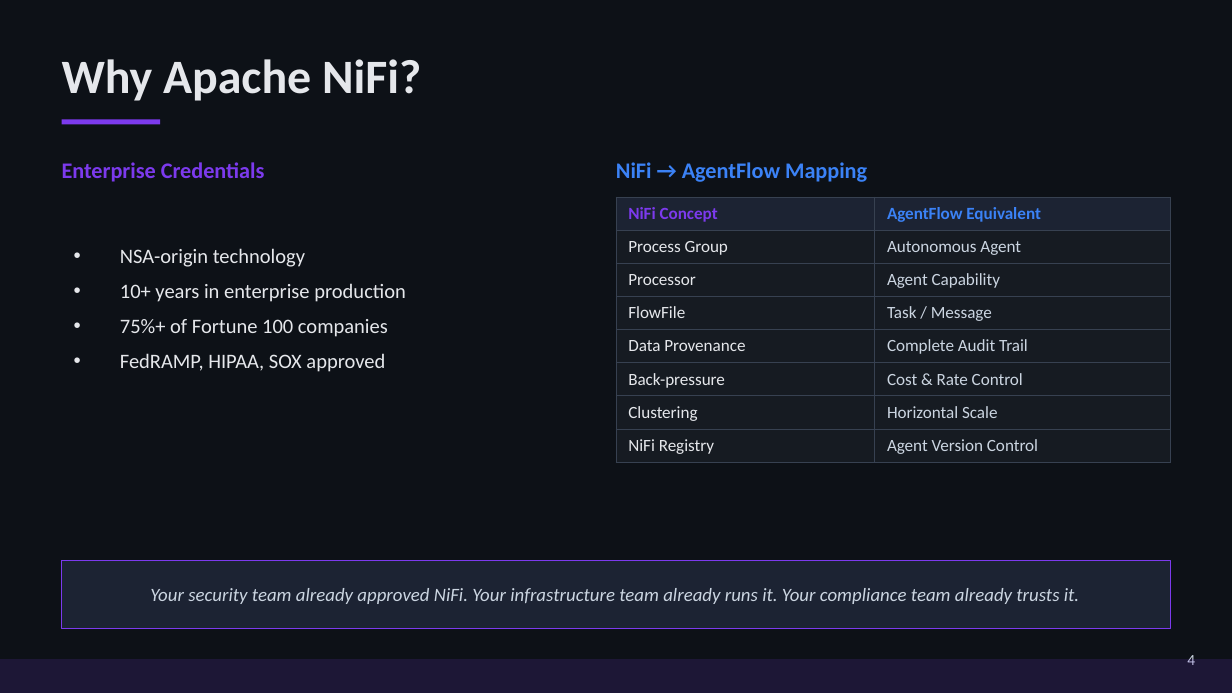
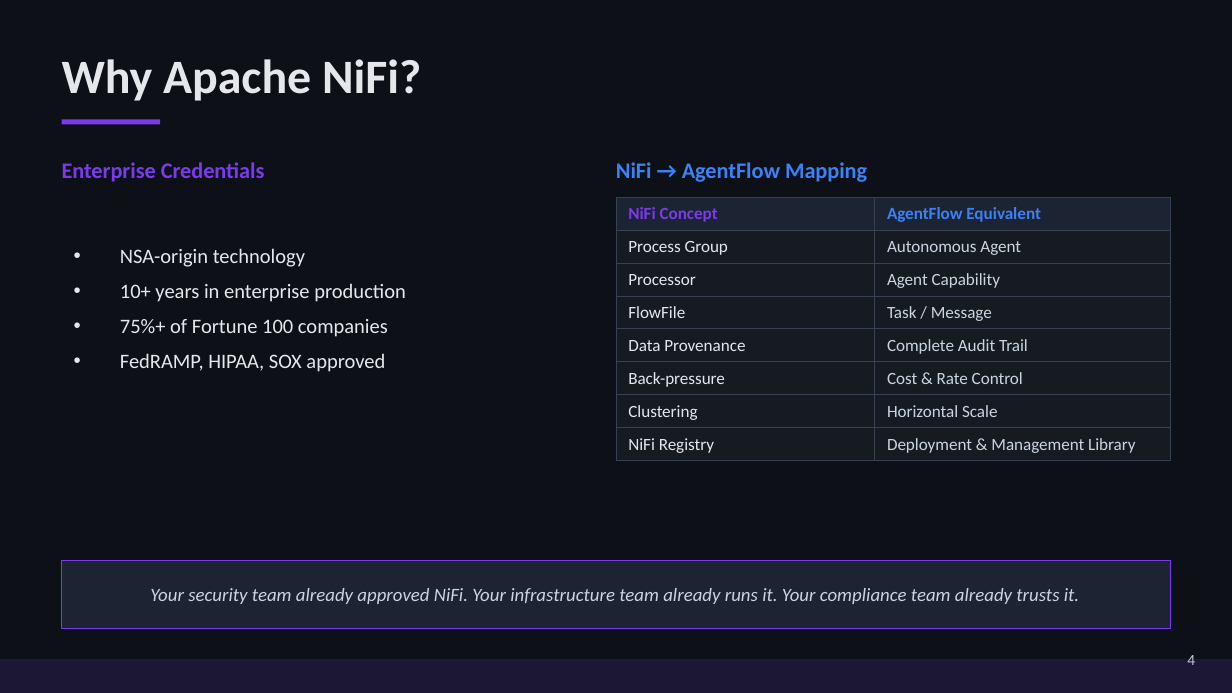
Before and after one commit to bjkolly/agentflow-nifi, a slide deck: slide 6 of docs/agentflow-executive-deck.pptx (slide 4 before the commit). Drawn at 1232x693 pixels with LibreOffice and Linux fonts; fonts in the diff are those of the drawing. Boxes give left, top, right and bottom in pixels: in the first picture for what was removed or moved away, otherwise in the second. Text is boxed around its words. In the diff, an @@ line names an element or a change of style, - is before the commit and + after.

```diff
--- a/docs/agentflow-executive-deck.pptx
+++ b/docs/agentflow-executive-deck.pptx
@@ table at [616, 197, 1170, 457] @@
-row 8, column 2: Agent Version Control
+row 8, column 2: Deployment & Management Library
```
Also in this commit, not shown: 4 other slides changed, 2 slides added, 14 other files.
